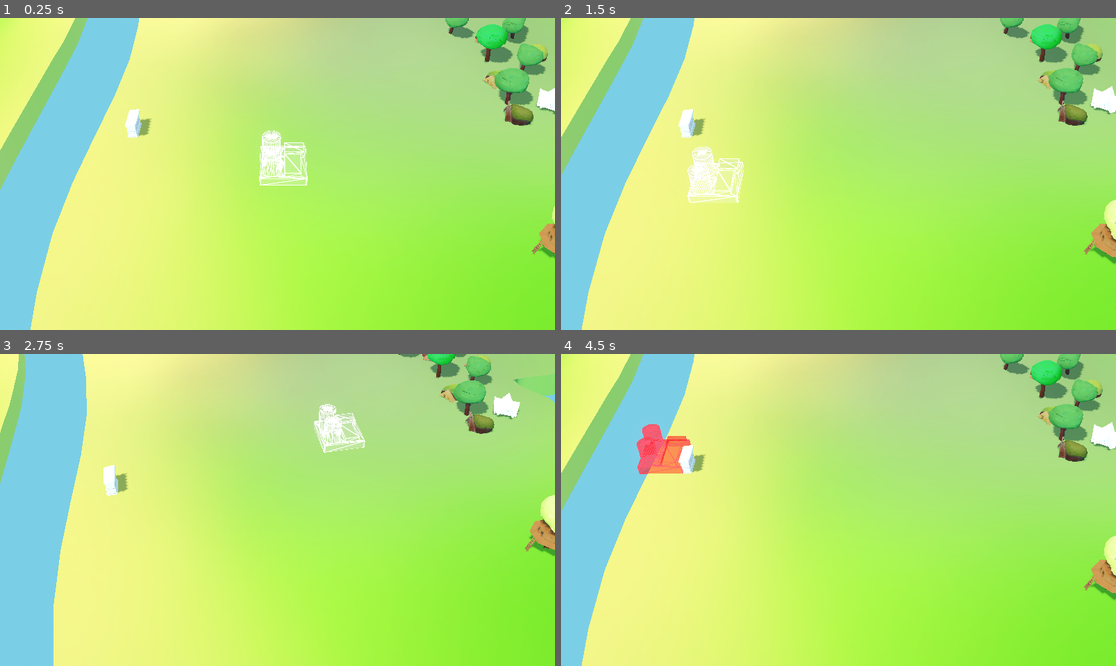
Above: before the commit, frames 1-4 (two rows, left to right).
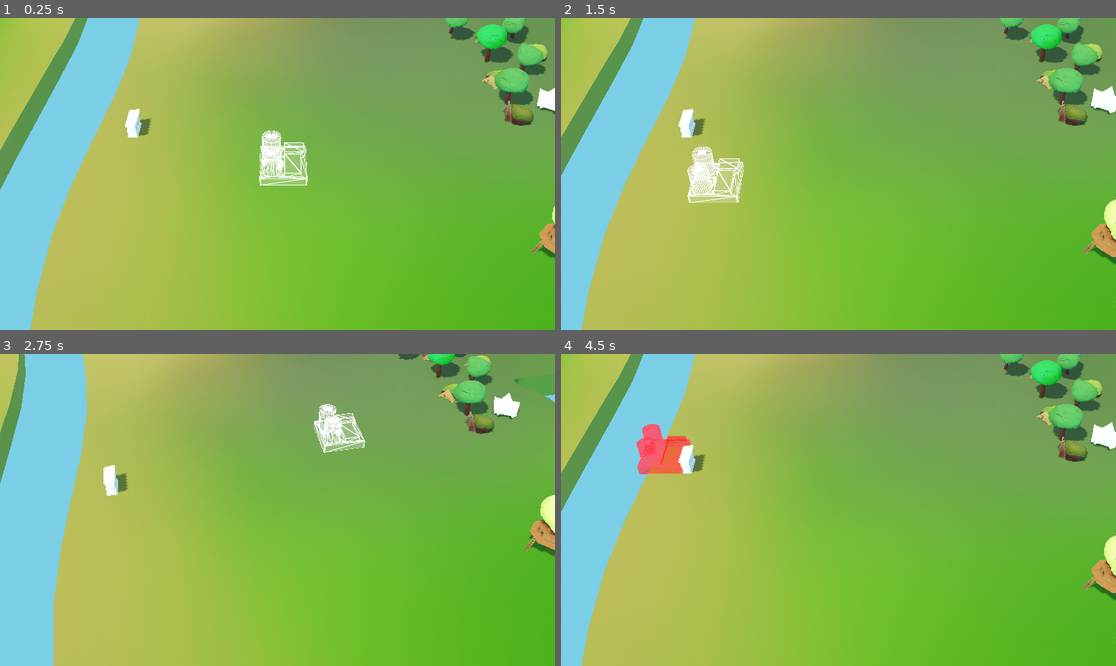
Above: after the commit, the same moments.

Repository: Baizard-13/Racoonomics
Game: Godot game, scene res://Location/location.tscn
Same seed, same stepped clock (60 frames per second), same inputs: the game is played once before the commit and once after it.
Inputs (mouse positions are in pixels of both pictures, inside the frame that each line leads up to):
- Up to frame 1 (0.25 s): no input
- Up to frame 2 (1.5 s): tap Enter at 0.5 s; move the mouse to (960, 158) at 0.52 s; tap A (a) at 0.6 s; tap D (d) at 0.8, 1.35 s; tap Space at 1.25 s; move the mouse to (727, 189) at 1.27 s
- Up to frame 3 (2.75 s): tap E (e) at 1.55, 2.1 s; tap Enter at 2 s; move the mouse to (333, 441) at 2.02 s; tap Q (q) at 2.3 s
- Up to frame 4 (4.5 s): tap Space at 2.75, 4.25 s; move the mouse to (810, 572) at 2.77 s; tap Q (q) at 2.85 s; tap S (s) at 3.05, 3.6 s; tap Enter at 3.5 s; move the mouse to (1005, 556) at 3.52 s; tap W (w) at 3.8, 4.35 s; move the mouse to (672, 463) at 4.27 s

The runs differ from the first frame. In frame 1, 87% of the frame differs, in the area x 0-100%, y 0-100%; in frame 2, 87%; in frame 3, 86%; in frame 4, 88%.

Commit message:
Location Mesh Updeated

Diff:
--- a/Game/Main_Lock.tscn
+++ b/Game/Main_Lock.tscn
@@ -48,6 +48,8 @@
 
 [node name="SM_Home_froges_1" parent="." unique_id=1006513173 instance=ExtResource("11_uobb6")]
 
+[node name="SM_Location" parent="." unique_id=1631105442 instance=ExtResource("23_08mbt")]
+
 [node name="SM_Home_froges_2" parent="." unique_id=2028386846 instance=ExtResource("12_rkqoh")]
 
 [node name="SM_Home_rabbit_1" parent="." unique_id=1695318074 instance=ExtResource("13_olaql")]
@@ -77,8 +79,6 @@
 
 [node name="Sm_hub" parent="." unique_id=162840423 instance=ExtResource("22_b734s")]
 
-[node name="SM_Location" parent="." unique_id=1477174123 instance=ExtResource("23_08mbt")]
-
 [node name="SM_Home_wolfs_3" parent="." unique_id=2071458005 instance=ExtResource("20_1bv2c")]
 
 [node name="SM_Home_wolfs_4" parent="." unique_id=1577740449 instance=ExtResource("21_bt38y")]
--- a/Location/Location_Meshes/sm_location.tscn
+++ b/Location/Location_Meshes/sm_location.tscn
@@ -1,12 +1,13 @@
 [gd_scene format=3 uid="uid://b2extpusacvmt"]
 
-[ext_resource type="PackedScene" uid="uid://bb41swwbolwpe" path="res://Location/Location_Meshes/SM_Location.fbx" id="1_3ktas"]
+[ext_resource type="PackedScene" uid="uid://c57geh63k04g6" path="res://Lock/SM_Location.fbx" id="1_3ktas"]
 [ext_resource type="Texture2D" uid="uid://cj0mel7bsiq66" path="res://Textures/Location/Location.png" id="2_nlsr0"]
 
-[sub_resource type="StandardMaterial3D" id="StandardMaterial3D_3ktas"]
+[sub_resource type="StandardMaterial3D" id="StandardMaterial3D_nlsr0"]
+albedo_color = Color(0.66656864, 0.6665687, 0.66656864, 1)
 albedo_texture = ExtResource("2_nlsr0")
 
-[node name="SM_Location" unique_id=1477174123 instance=ExtResource("1_3ktas")]
+[node name="SM_Location" unique_id=1631105442 instance=ExtResource("1_3ktas")]
 
-[node name="SM_Location" parent="." index="0" unique_id=787512097]
-surface_material_override/0 = SubResource("StandardMaterial3D_3ktas")
+[node name="SM_Location" parent="." index="0" unique_id=360741004]
+surface_material_override/0 = SubResource("StandardMaterial3D_nlsr0")
Binary file changed: Lock/SM_Location.fbx
Not shown, changed: Lock/SM_Location.fbx.import
